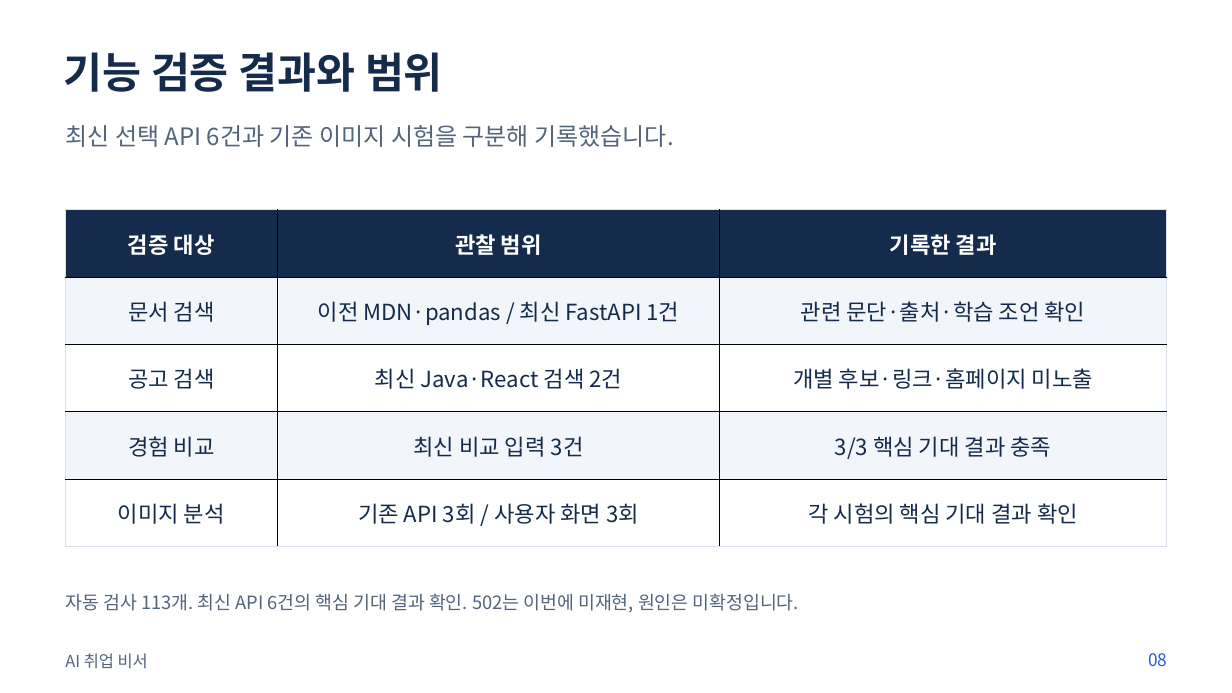
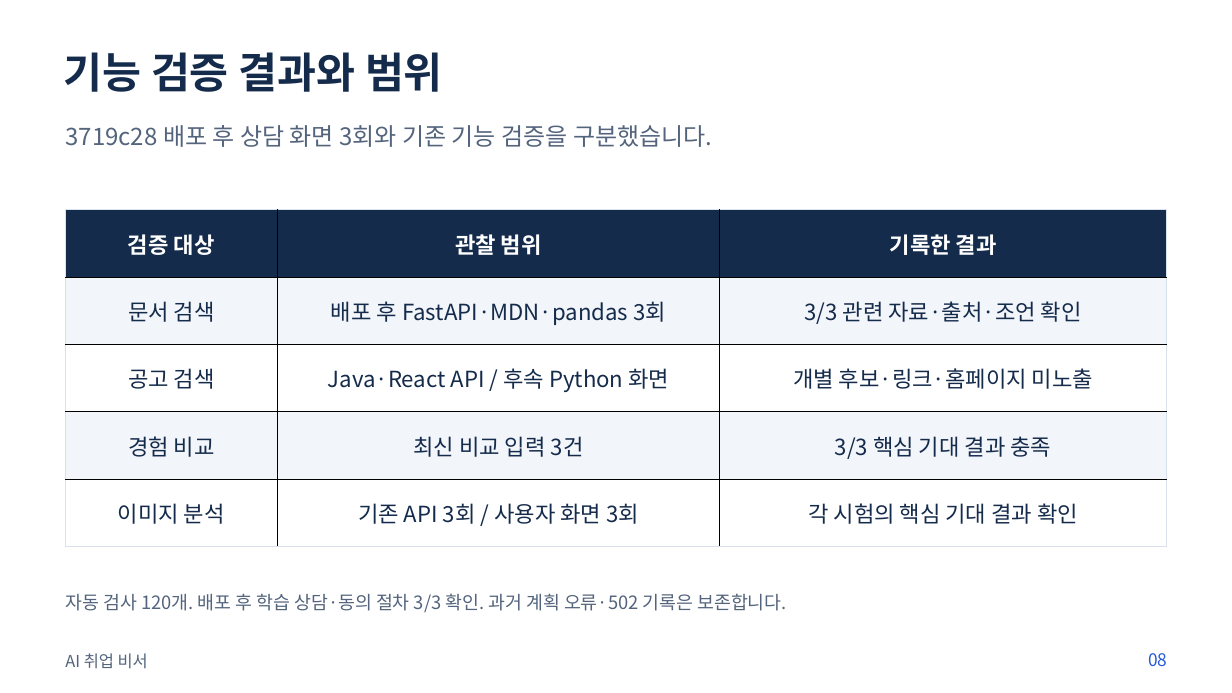
Before and after one commit to SonJH0/aisupport, a slide deck: slide 8 of docs/presentation/presentation.pptx. Drawn at 1232x693 pixels with LibreOffice and Linux fonts; fonts in the diff are those of the drawing. Boxes give left, top, right and bottom in pixels: in the first picture for what was removed or moved away, otherwise in the second. Text is boxed around its words. In the diff, an @@ line names an element or a change of style, - is before the commit and + after.

```diff
--- a/docs/presentation/presentation.pptx
+++ b/docs/presentation/presentation.pptx
@@ text at <box>65,125,712,147</box>: text changed @@
-최신 선택 API 6건과 기존 이미지 시험을 구분해 기록했습니다.
+3719c28 배포 후 상담 화면 3회와 기존 기능 검증을 구분했습니다.
@@ table at <box>66,210,1166,547</box> @@
-row 2, column 2: 이전 MDN·pandas / 최신 FastAPI 1건
+row 2, column 2: 배포 후 FastAPI·MDN·pandas 3회
-row 2, column 3: 관련 문단·출처·학습 조언 확인
+row 2, column 3: 3/3 관련 자료·출처·조언 확인
-row 3, column 2: 최신 Java·React 검색 2건
+row 3, column 2: Java·React API / 후속 Python 화면
@@ text at <box>65,593,786,612</box>: text changed @@
-자동 검사 113개. 최신 API 6건의 핵심 기대 결과 확인. 502는 이번에 미재현, 원인은 미확정입니다.
+자동 검사 120개. 배포 후 학습 상담·동의 절차 3/3 확인. 과거 계획 오류·502 기록은 보존합니다.
```
Also in this commit, not shown: 2 other slides changed, 19 other files.
